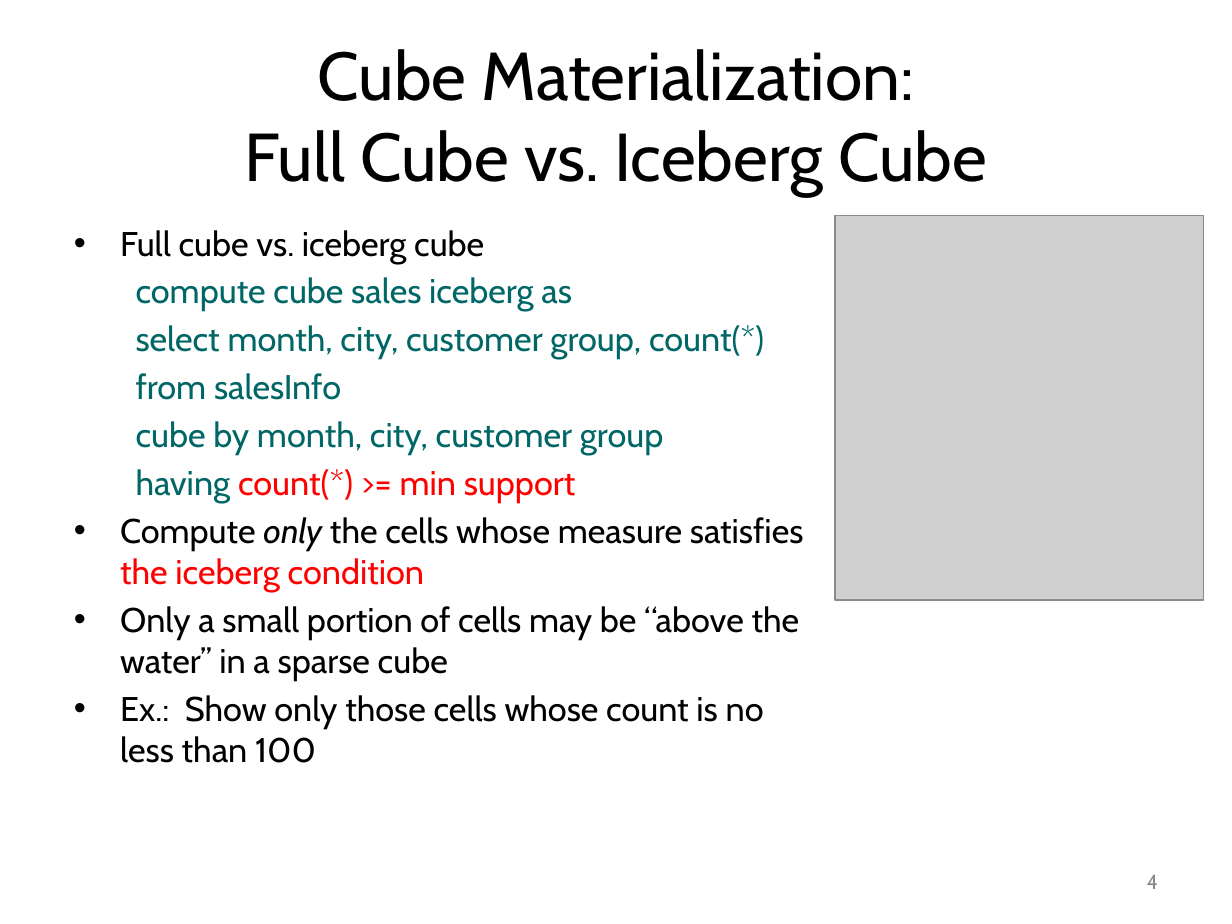
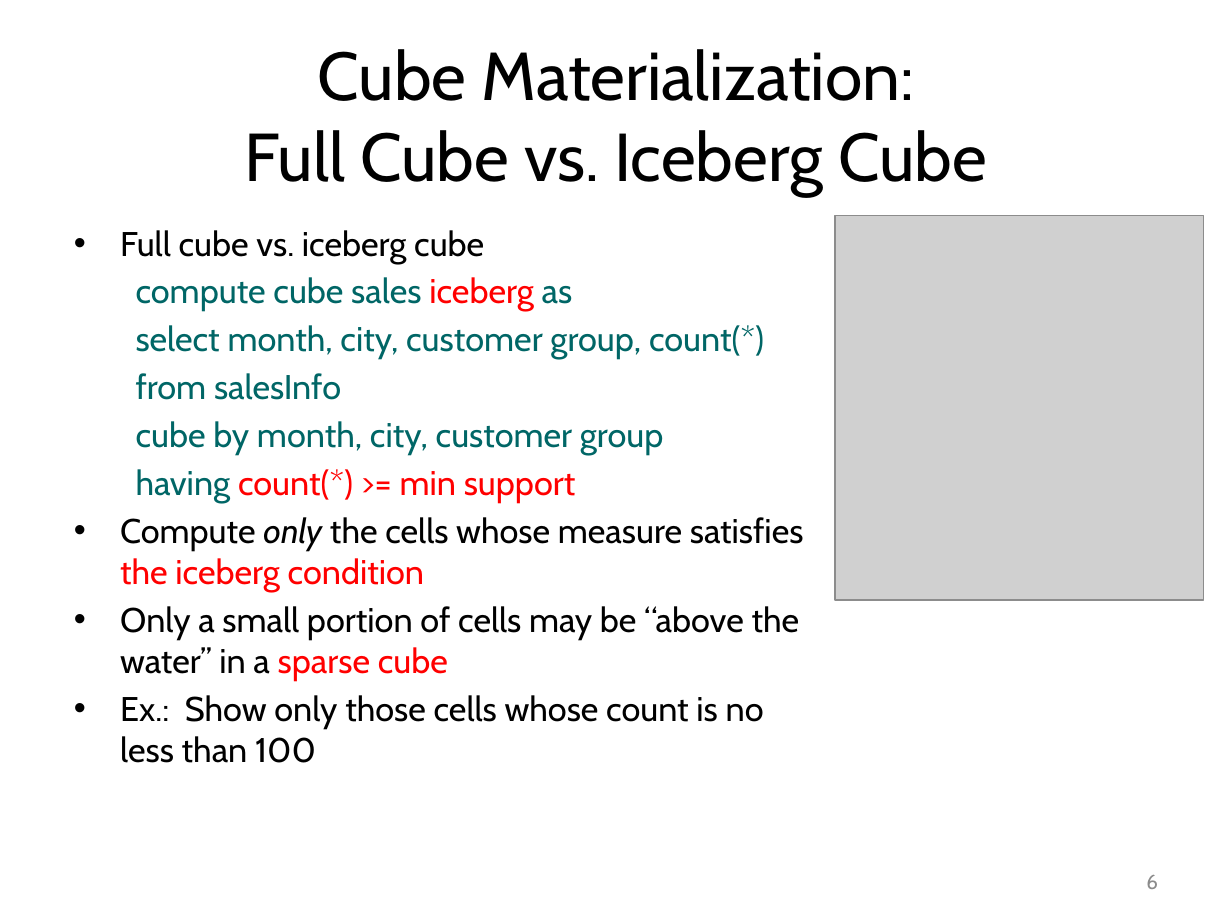
Before and after one commit to mjiang89/mjiang89.github.io, a slide deck: slide 6 of teaching/CS412Summer17-Chapter5.pptx (slide 4 before the commit). Drawn at 1232x924 pixels with LibreOffice and Linux fonts; fonts in the diff are those of the drawing; grey boxes stand for pictures. Boxes give left, top, right and bottom in pixels: in the first picture for what was removed or moved away, otherwise in the second. Text is boxed around its words. In the diff, an @@ line names an element or a change of style, - is before the commit and + after.

```diff
--- a/teaching/CS412Summer17-Chapter5.pptx
+++ b/teaching/CS412Summer17-Chapter5.pptx
@@ text at box(120, 277, 800, 682): text colour #006666 to #FF0000 in "iceberg"; text colour #000000 to #FF0000 in "sparse cube" @@
@@ page number at box(1146, 875, 1158, 889): text changed @@
-4
+6
```
Also in this commit, not shown: 19 other slides changed, 6 slides added, 3 slides removed, 4 other files.
